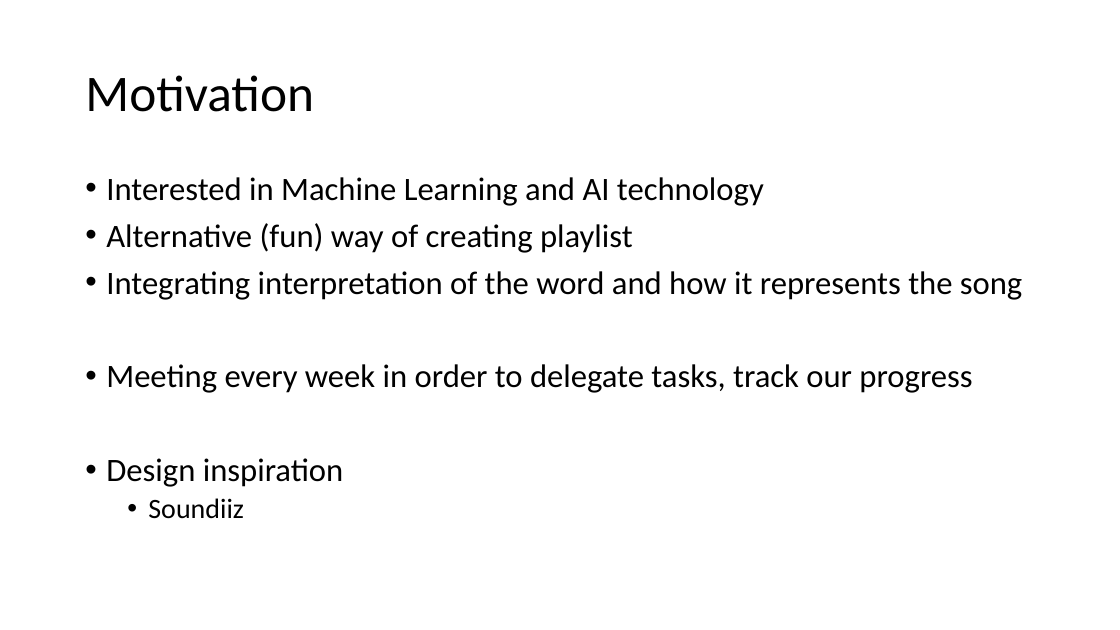
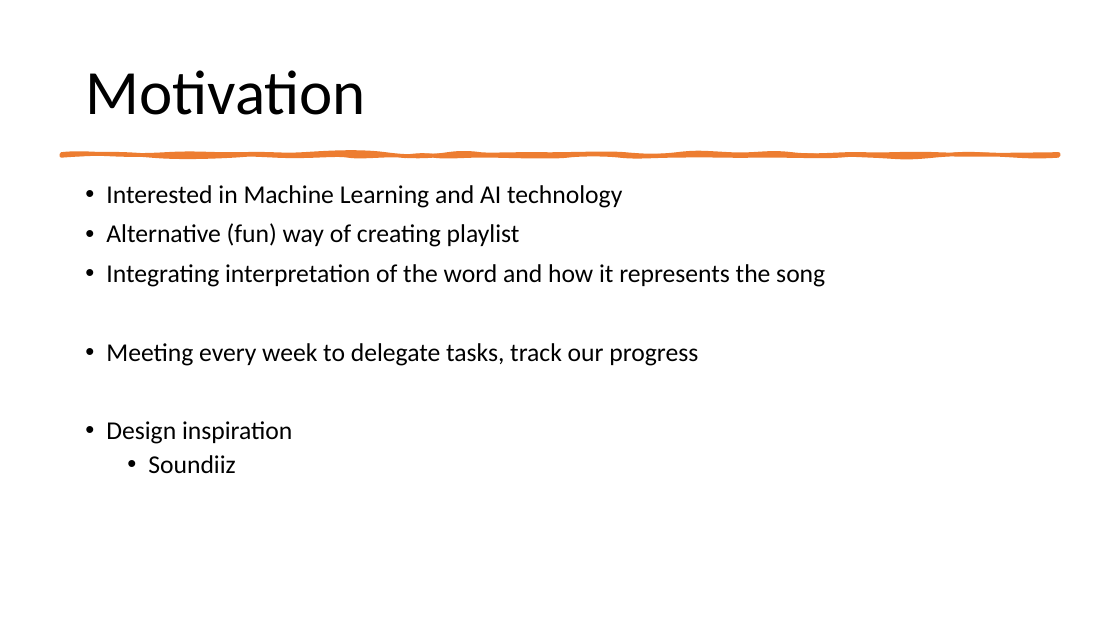
Before and after one commit to Yufei0523/322, a slide deck: slide 4 of Plan_powerpoint/first_presentation.pptx. Drawn at 1120x630 pixels with LibreOffice and Linux fonts; fonts in the diff are those of the drawing. Boxes give left, top, right and bottom in pixels: in the first picture for what was removed or moved away, otherwise in the second. Text is boxed around its words. In the diff, an @@ line names an element or a change of style, - is before the commit and + after.

Commit message:
powerpoint style modified

```diff
--- a/Plan_powerpoint/first_presentation.pptx
+++ b/Plan_powerpoint/first_presentation.pptx
@@ title "Motivation" at [85, 70, 366, 115]: size 44 to 54 pt @@
@@ freeform shape added at [61, 154, 1059, 155], fill #ED7D31, outline #ED7D31 3.25 pt @@
@@ text "Interested in Machine Learning and ...": place and size @@
-text "Interested in Machine Learning and ..." at [106, 177, 1022, 519]
+text "Interested in Machine Learning and ..." at [106, 185, 825, 473]
@@ text at [106, 185, 825, 473]: size 28 to 22 pt in "Interested in Machine Learning and AI technology", "Alternative (fun) way of creating playlist", "Integrating interpretation of the word and how ...", "Design inspiration"; size 24 to 22 pt in "Soundiiz" @@
@@ text at [106, 343, 698, 366]: text changed; size 28 to 22 pt @@
-• Meeting every week in order to delegate tasks, track our progress
+• Meeting every week to delegate tasks, track our progress
```
Also in this commit, not shown: 2 other slides changed.
